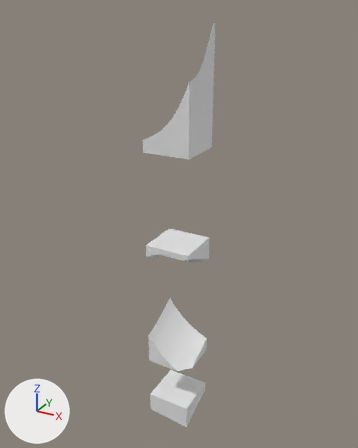
Two versions of the glTF model assets/terrain/surface_pieces/surf_30_7.glb, one commit apart.
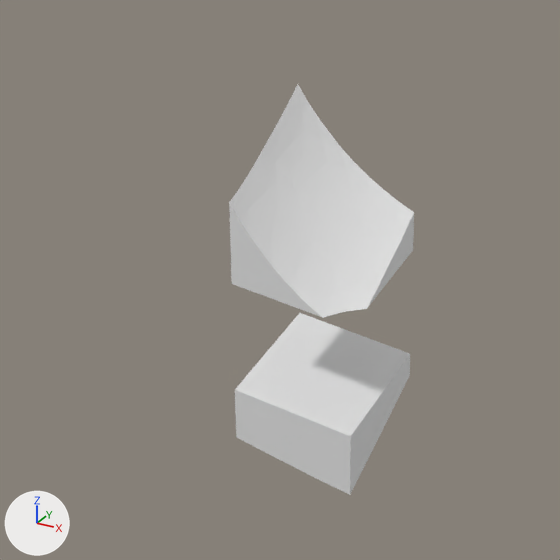
Each version appears first whole from a camera (50 mm lens) standing at (65.6, 30.6, -12.0) and looking at (42.1, 73.4, -33.4), and next in a close-up on the part from 21% to 71% of the width and 61% to 100% of the height. Every picture has the same lights, and +X, +Y and +Z are marked at lower left. The first two pictures are the older version. Where no turn or scale is listed for an object, it has been applied to the vertices.

The older version as bpy lines, for what is in view:
```python
me_layer_7 = bpy.data.meshes.new('layer_7')
me_layer_7.from_pydata(...)  # 119 vertices, 234 faces; spans x 40.0..45.0, y 70.0..75.0, z -50.0..-45.0
me_layer_9 = bpy.data.meshes.new('layer_9')
me_layer_9.from_pydata(...)  # 97 vertices, 190 faces; spans x 40.0..45.0, y 70.0..75.0, z -57.86..-55.0
ob_layer_7 = bpy.data.objects.new('layer_7', me_layer_7)
ob_layer_7.location = (0.0, 0.0, 0.0)
ob_layer_9 = bpy.data.objects.new('layer_9', me_layer_9)
ob_layer_9.location = (0.0, 0.0, 0.0)
```
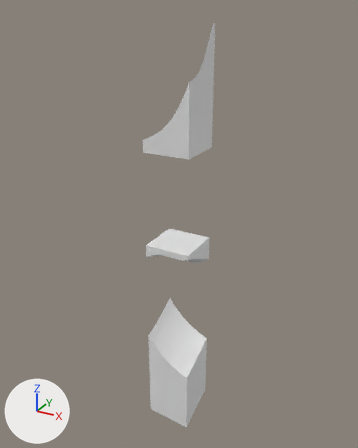
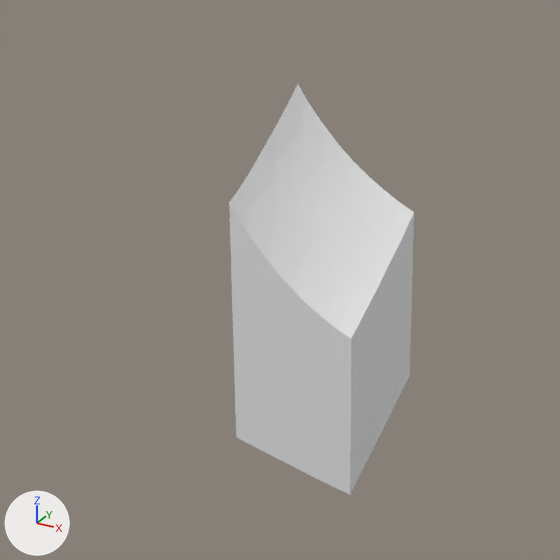
What differs and where, as boxes (x1, y1, x2, y2) in the close-ups (560 x 560 px):
'layer_8', added
    after: (232, 251, 413, 436)

The change in detail:
Mesh me_layer_8 is new.
It has 21 vertices, 38 faces and spans x 40.0..45.0, y 70.0..75.0, z -55.0..-50.0.
Object 'layer_8' (ob_layer_8) is new; it shows me_layer_8.
Its location is (0.0, 0.0, 0.0).
